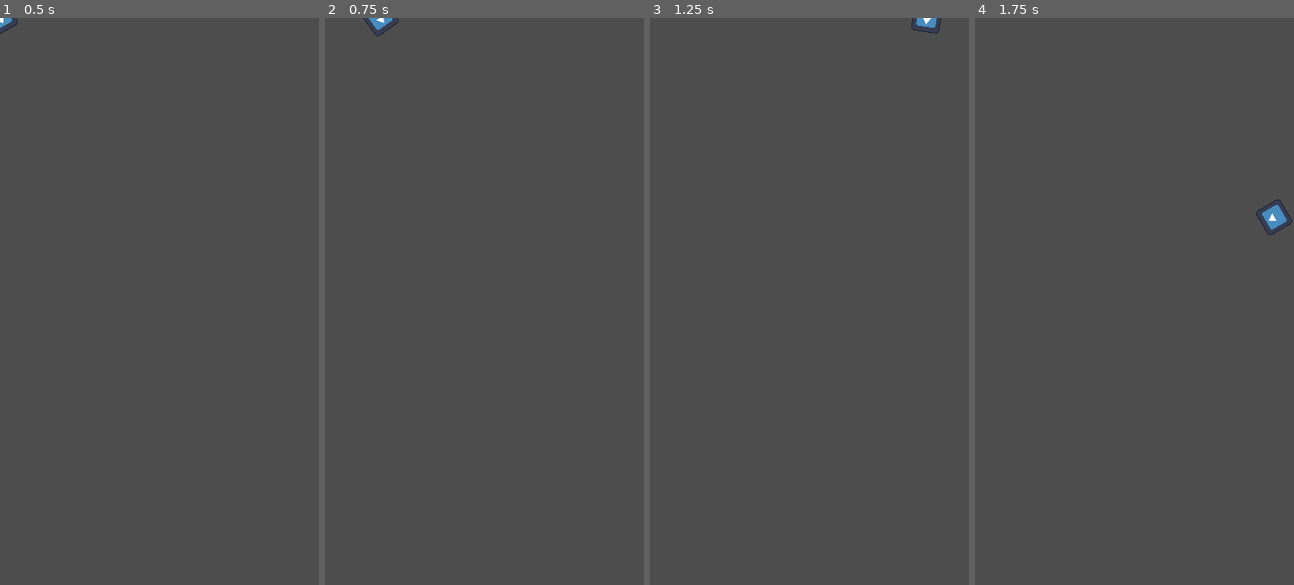
Above: before the commit, frames 1-4 (left to right).
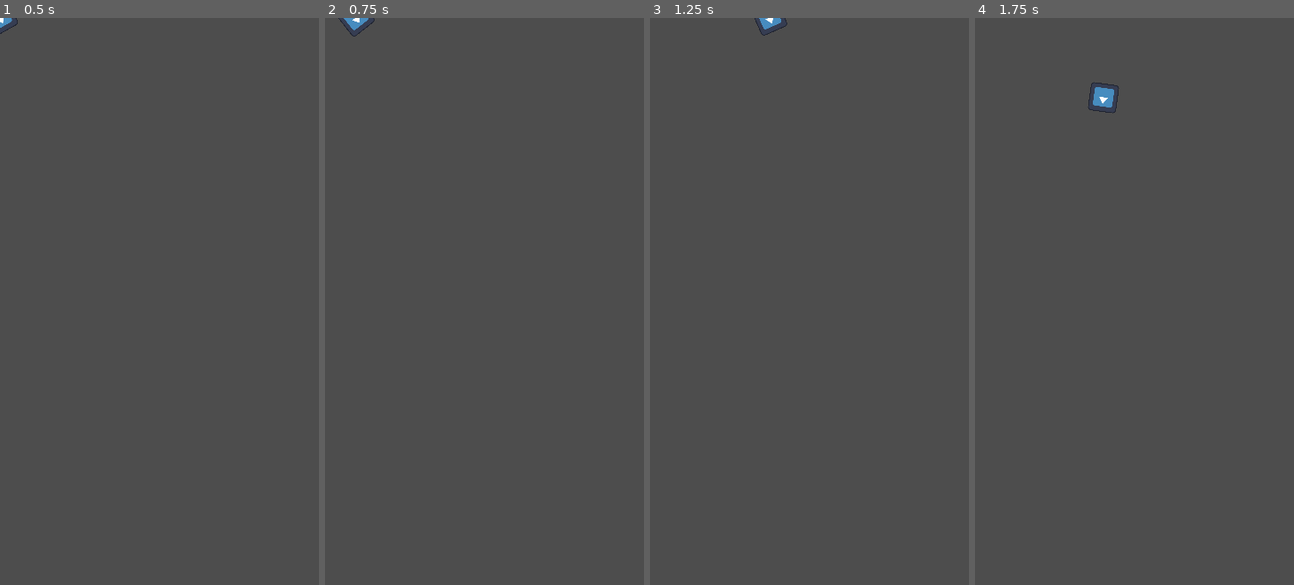
Above: after the commit, the same moments.

Repository: Final-Cake-Games/game_jam_ualg
Game: Godot game, scene res://scenes/player.tscn
Same seed, same stepped clock (60 frames per second), same inputs: the game is played once before the commit and once after it. The project has no main scene, so this scene is started directly. The engine's default icon, where the game draws it, is replaced by a stand-in: a white triangle on a blue panel in a dark square.
Inputs (mouse positions are in pixels of both pictures, inside the frame that each line leads up to):
- Up to frame 1 (0.5 s): no input
- Up to frame 2 (0.75 s): tap Enter at 0.5 s; move the mouse to (554, 273) at 0.52 s; hold D (move_right) from 0.53 s (still down)
- Up to frame 3 (1.25 s): keep holding D (move_right)
- Up to frame 4 (1.75 s): move the mouse to (1070, 329) at 1.27 s; release D (move_right) at 1.28 s; hold S (move_down) from 1.28 s (still down)

Frame 1 is identical in both runs. In frame 2, 0.2% of the frame differs, in the area x 4-24%, y 0-4%; in frame 3, 0.2%; in frame 4, 0.5%, in the area x 35-100%, y 11-39%.

Commit message:
tweaked base movement speed

Diff:
--- a/scripts/player.gd
+++ b/scripts/player.gd
@@ -1,6 +1,6 @@
 extends CharacterBody2D
 
-@export var max_speed : float = 500
+@export var max_speed : float = 200
 @export var accel : float = 50
 @export var decel : float = 10
 
